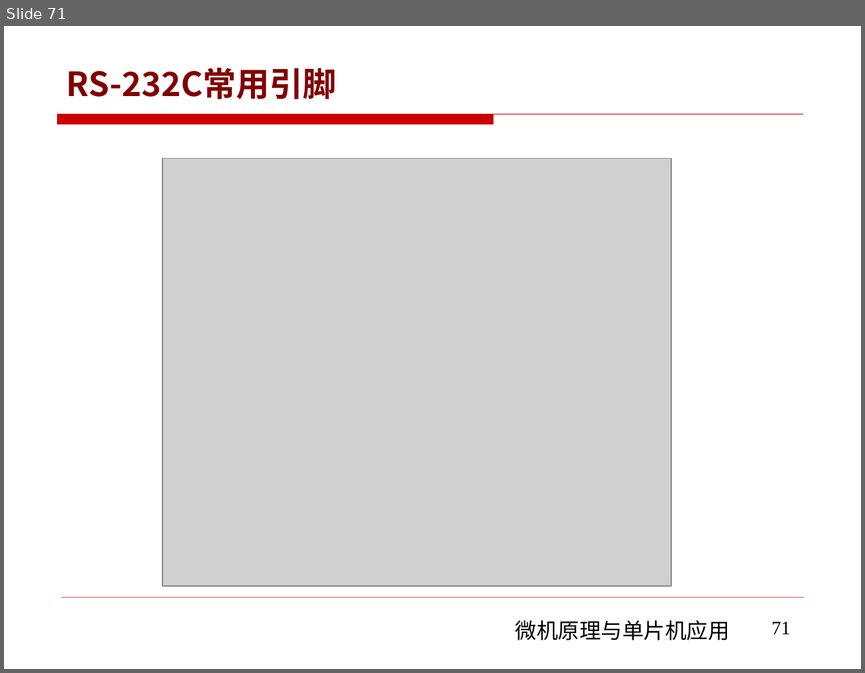
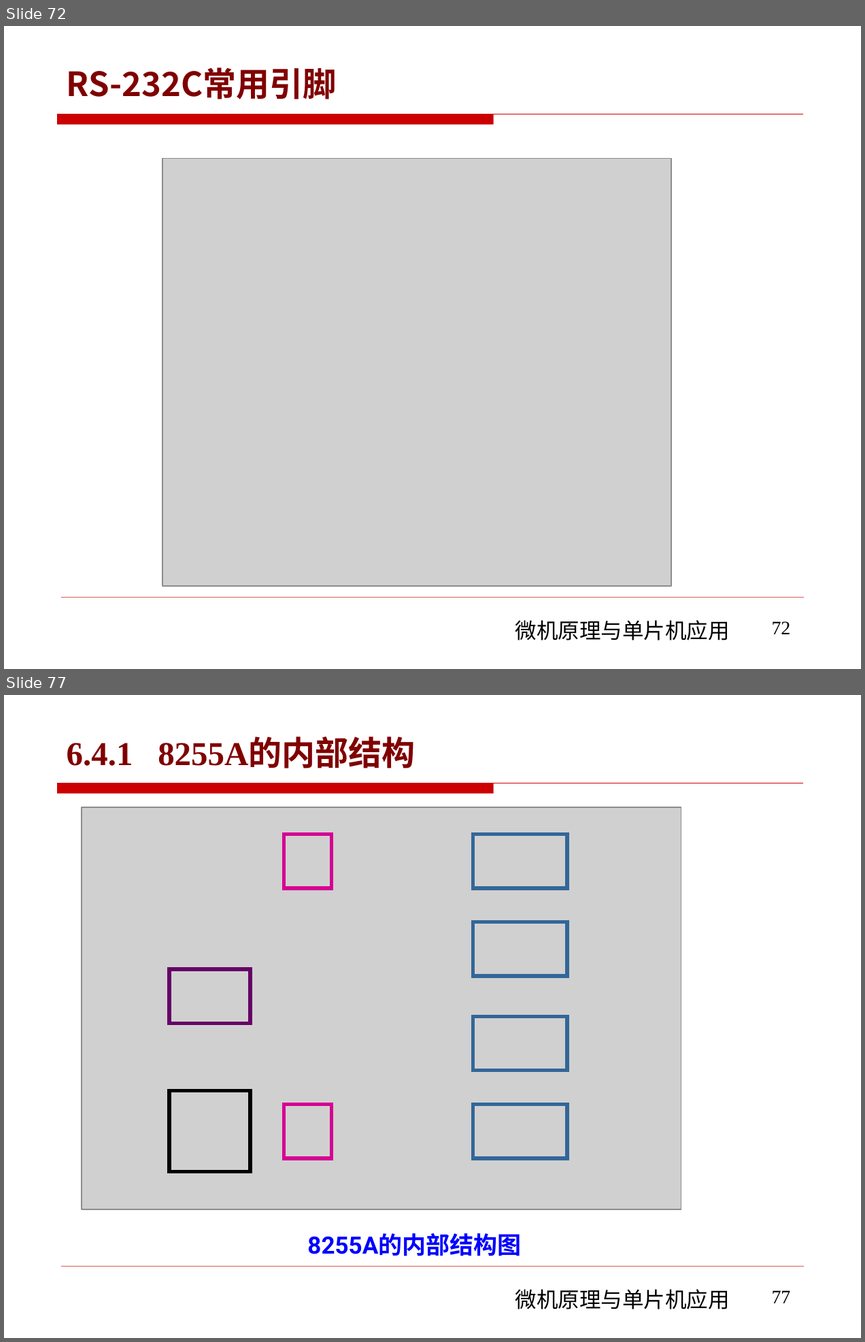
Before and after one commit to rshouc/Microcomputer, a slide deck: PPT/The Principle of Microcomputer/第六章 微机原理（串并行通信和接口技术) .pptx. Shown one above the other, each under a label of ours: slide 71 before the commit, slides 72 and 77 after it; the slides between them are not shown. The pictures are 865x673 and 865x1342 pixels, drawn with LibreOffice and Linux fonts; fonts in the diff are those of the drawing; grey boxes stand for pictures; background and template pictures are left out. Boxes give left, top, right and bottom in pixels: in the first picture for what was removed or moved away, otherwise in the second. Text is boxed around its words. In the diff, an @@ line names an element or a change of style, - is before the commit and + after.

```diff
--- a/PPT/The Principle of Microcomputer/第六章 微机原理（串并行通信和接口技术) .pptx
+++ b/PPT/The Principle of Microcomputer/第六章 微机原理（串并行通信和接口技术) .pptx
@@ slide 77 added at (x1=4, y1=695, x2=861, y2=1338), background #FFFFFF; not listed: 3 template elements that a slide beside it also shows @@
@@ title added at (x1=67, y1=739, x2=415, y2=768), 28 pt, text #800000, bold @@
+6.4.1 8255A的内部结构
@@ picture added at (x1=81, y1=807, x2=681, y2=1209) @@
@@ rectangle added at (x1=284, y1=834, x2=331, y2=888), outline #D60093 3 pt @@
@@ group added at (x1=473, y1=834, x2=567, y2=1157): 4 rectangles @@
@@ rectangle added at (x1=169, y1=969, x2=250, y2=1023), outline #660066 3 pt @@
@@ rectangle added at (x1=169, y1=1091, x2=250, y2=1172), outline #000000 3 pt @@
@@ rectangle added at (x1=284, y1=1104, x2=331, y2=1157), outline #D60093 3 pt @@
@@ text added at (x1=307, y1=1233, x2=521, y2=1256), 20 pt, text #0000FF, bold @@
+8255A的内部结构图
@@ page number added at (x1=772, y1=1290, x2=791, y2=1303), 16 pt, text #000000 @@
+77
@@ what was slide 71 is now slide 72 @@
@@ page number at (x1=772, y1=621, x2=791, y2=634): text changed @@
-71
+72
```
Also in this commit, not shown: 2 slides changed, 72 other slides added, 1 slide removed.
